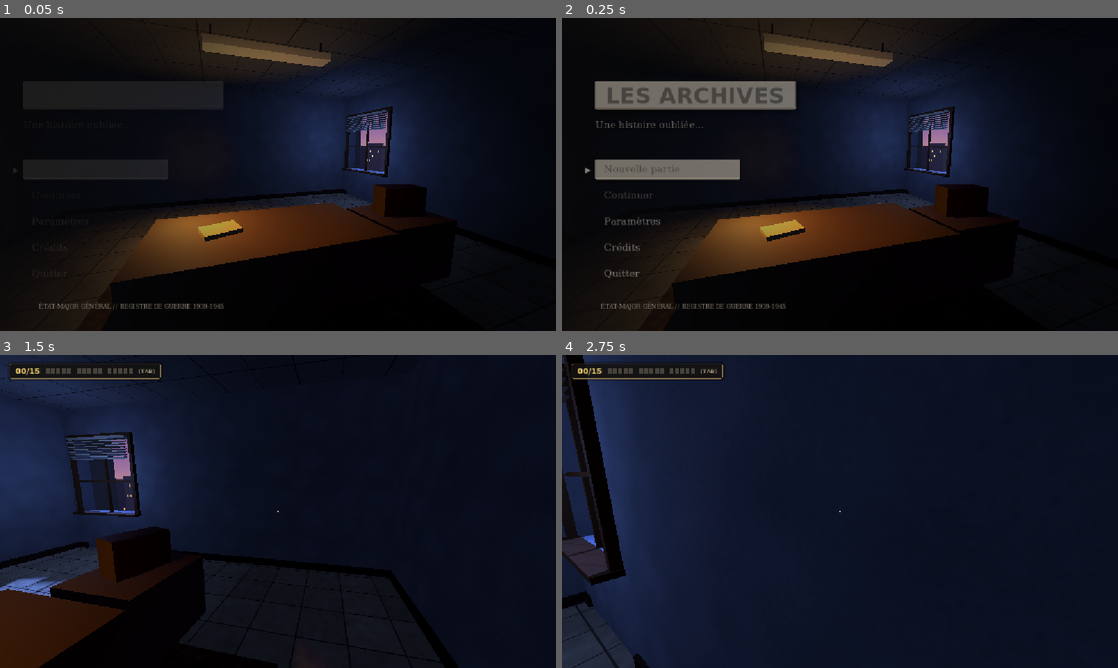
Above: before the commit, frames 1-4 (two rows, left to right).
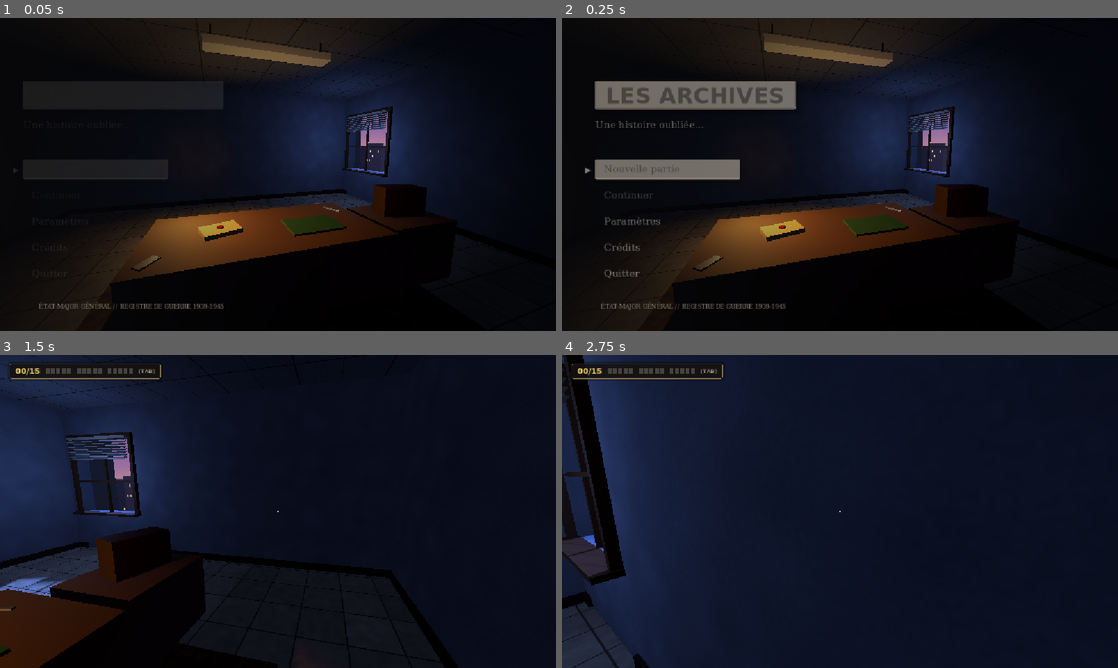
Above: after the commit, the same moments.

Repository: NexorrDev/Godot-WW2
Game: Godot game, scene res://scenes/main_game.tscn
The game is run twice, just before and just after one commit, with the same random seed, the same clock (stepped at 60 frames per second) and the same inputs.
Inputs (mouse positions are in pixels of both pictures, inside the frame that each line leads up to):
- Up to frame 1 (0.05 s): no input
- Up to frame 2 (0.25 s): no input
- Up to frame 3 (1.5 s): click "Nouvelle partie" at 0.5 s; tap Enter at 1.25 s; move the mouse to (305, 511) at 1.27 s; hold W from 1.28 s (still down); tap E at 1.35 s; click (305, 511) at 1.42 s
- Up to frame 4 (2.75 s): keep holding W; move the mouse to (812, 511) at 2.02 s; tap E at 2.1 s; click (812, 511) at 2.17 s

The runs differ from the first frame. In frame 1, 0.6% of the frame differs, in the area x 23-63%, y 60-82%; in frame 2, 0.6%; in frame 3, less than 0.1%; in frame 4, nothing differs.

Commit message:
Date 1 : dossier scellé (coupe-papier ou ciseaux) ; date 3 : carte d'état-major à pions
Co-Authored-By: Claude Sonnet 5.5 <noreply@anthropic.com>
Claude-Session: https://claude.ai/code/session_019jx8jc2EtZW8BPq9GZRgmx

Diff:
--- a/ww-2-archives-game/scenes/main_game.tscn
+++ b/ww-2-archives-game/scenes/main_game.tscn
@@ -6,7 +6,10 @@
 [ext_resource type="Script" path="res://scripts/test_box.gd" id="4_box"]
 [ext_resource type="PackedScene" uid="uid://cxo7n82k0m3v1" path="res://scenes/main_menu.tscn" id="5_menu"]
 [ext_resource type="PackedScene" uid="uid://bwh7l6u4vxqkm" path="res://scenes/document_viewer.tscn" id="6_doc_viewer"]
-[ext_resource type="Script" path="res://scripts/document_item.gd" id="7_doc_item"]
+[ext_resource type="Script" path="res://scripts/sealed_document_item.gd" id="7_doc_item"]
+[ext_resource type="Script" path="res://scripts/tool_item.gd" id="15_tool"]
+[ext_resource type="Script" path="res://scripts/carte_item.gd" id="16_carte"]
+[ext_resource type="Script" path="res://scripts/enigmas/enigma_carte.gd" id="17_enigma_carte"]
 [ext_resource type="PackedScene" path="res://scenes/carnet_archives.tscn" id="8_carnet"]
 [ext_resource type="Script" path="res://scripts/radio_item.gd" id="9_radio_item"]
 [ext_resource type="PackedScene" path="res://scenes/enigmas/enigma_radio.tscn" id="10_enigma_radio"]
@@ -43,6 +46,42 @@
 [sub_resource type="BoxMesh" id="BoxMesh_radio"]
 size = Vector3(0.5, 0.35, 0.28)
 
+[sub_resource type="StandardMaterial3D" id="Mat_Wax"]
+albedo_color = Color(0.55, 0.06, 0.05, 1)
+roughness = 0.35
+
+[sub_resource type="CylinderMesh" id="CylinderMesh_wax"]
+top_radius = 0.03
+bottom_radius = 0.032
+height = 0.012
+
+[sub_resource type="StandardMaterial3D" id="Mat_Blotter"]
+albedo_color = Color(0.14, 0.32, 0.18, 1)
+roughness = 0.95
+
+[sub_resource type="BoxShape3D" id="BoxShape3D_blotter"]
+size = Vector3(0.55, 0.06, 0.38)
+
+[sub_resource type="BoxMesh" id="BoxMesh_blotter"]
+size = Vector3(0.55, 0.02, 0.38)
+
+[sub_resource type="StandardMaterial3D" id="Mat_Metal"]
+albedo_color = Color(0.72, 0.72, 0.74, 1)
+metallic = 0.8
+roughness = 0.35
+
+[sub_resource type="BoxShape3D" id="BoxShape3D_opener"]
+size = Vector3(0.1, 0.1, 0.3)
+
+[sub_resource type="BoxMesh" id="BoxMesh_opener"]
+size = Vector3(0.025, 0.012, 0.24)
+
+[sub_resource type="BoxMesh" id="BoxMesh_scissors"]
+size = Vector3(0.07, 0.012, 0.16)
+
+[sub_resource type="BoxShape3D" id="BoxShape3D_scissors"]
+size = Vector3(0.14, 0.08, 0.22)
+
 [sub_resource type="CapsuleShape3D" id="CapsuleShape3D_player"]
 radius = 0.4
 height = 1.8
@@ -76,6 +115,48 @@
 [node name="MeshInstance3D" type="MeshInstance3D" parent="Dossier_Pologne"]
 mesh = SubResource("BoxMesh_folder")
 surface_material_override/0 = SubResource("Mat_Folder")
+
+[node name="Cachet" type="MeshInstance3D" parent="Dossier_Pologne"]
+transform = Transform3D(1, 0, 0, 0, 1, 0, 0, 0, 1, 0, 0.026, 0)
+mesh = SubResource("CylinderMesh_wax")
+surface_material_override/0 = SubResource("Mat_Wax")
+
+[node name="SousMain" type="StaticBody3D" parent="."]
+transform = Transform3D(1, 0, 0, 0, 1, 0, 0, 0, 1, 0.45, 0.76, 0.62)
+script = ExtResource("16_carte")
+
+[node name="CollisionShape3D" type="CollisionShape3D" parent="SousMain"]
+shape = SubResource("BoxShape3D_blotter")
+
+[node name="MeshInstance3D" type="MeshInstance3D" parent="SousMain"]
+mesh = SubResource("BoxMesh_blotter")
+surface_material_override/0 = SubResource("Mat_Blotter")
+
+[node name="CoupePapier" type="StaticBody3D" parent="."]
+transform = Transform3D(0.94, 0, 0.34, 0, 1, 0, -0.34, 0, 0.94, 0.9, 0.762, 0.25)
+script = ExtResource("15_tool")
+tool_id = "coupe_papier"
+tool_label = "Coupe-papier"
+
+[node name="CollisionShape3D" type="CollisionShape3D" parent="CoupePapier"]
+shape = SubResource("BoxShape3D_opener")
+
+[node name="MeshInstance3D" type="MeshInstance3D" parent="CoupePapier"]
+mesh = SubResource("BoxMesh_opener")
+surface_material_override/0 = SubResource("Mat_Metal")
+
+[node name="Ciseaux" type="StaticBody3D" parent="."]
+transform = Transform3D(0.8, 0, -0.6, 0, 1, 0, 0.6, 0, 0.8, -0.95, 0.762, 0.9)
+script = ExtResource("15_tool")
+tool_id = "ciseaux"
+tool_label = "Ciseaux"
+
+[node name="CollisionShape3D" type="CollisionShape3D" parent="Ciseaux"]
+shape = SubResource("BoxShape3D_scissors")
+
+[node name="MeshInstance3D" type="MeshInstance3D" parent="Ciseaux"]
+mesh = SubResource("BoxMesh_scissors")
+surface_material_override/0 = SubResource("Mat_Metal")
 
 [node name="Table_Radio" type="CSGBox3D" parent="."]
 transform = Transform3D(1, 0, 0, 0, 1, 0, 0, 0, 1, 1.7, 0.35, 0.5)
@@ -150,6 +231,9 @@
 
 [node name="EnigmaRadio" parent="." instance=ExtResource("10_enigma_radio")]
 
+[node name="EnigmaCarte" type="CanvasLayer" parent="."]
+script = ExtResource("17_enigma_carte")
+
 [node name="CarnetArchives" parent="." instance=ExtResource("8_carnet")]
 
 [node name="DocumentViewer" parent="." instance=ExtResource("6_doc_viewer")]
--- /dev/null
+++ b/ww-2-archives-game/scripts/carte_item.gd
@@ -0,0 +1,19 @@
+extends Interactable
+class_name CarteItem
+
+## Sous-main vert sur le bureau : on le soulève pour découvrir la carte d'état-major (date 3).
+
+func _ready() -> void:
+	_refresh()
+	GameManager.date_unlocked.connect(func(_id, _i): _refresh())
+	GameManager.game_loaded.connect(_refresh)
+
+func _refresh() -> void:
+	if GameManager.is_date_unlocked("offensive_ouest_1940"):
+		prompt_message = "Consulter : Carte d'état-major (10 Mai 1940)"
+	else:
+		prompt_message = "Soulever le sous-main"
+
+func interact() -> void:
+	super.interact()
+	get_tree().call_group("enigma_carte", "open_map")
--- /dev/null
+++ b/ww-2-archives-game/scripts/enigmas/enigma_carte.gd
@@ -0,0 +1,294 @@
+extends CanvasLayer
+
+## Date 3 : 10 mai 1940, offensive allemande à l'Ouest.
+## Sous le sous-main vert : une carte d'état-major. Le joueur glisse 3 pions d'assaut
+## sur les bonnes zones pour contourner la ligne Maginot (Pays-Bas, Belgique, Ardennes).
+## Interface entièrement construite par code.
+
+signal puzzle_completed
+
+const MAP_SIZE := Vector2(760, 560)
+const DATE_ID := "offensive_ouest_1940"
+const PAWN_R := 17.0
+const S := 0.76   # échelle d'affichage (la carte tient dans 720p)
+const GOOD_ZONES := ["pays_bas", "belgique", "ardennes"]
+
+# Zones (coordonnées de la carte). "ok" = zone valide, sinon leurre
+const ZONES := {
+	"pays_bas": {"name": "PAYS-BAS", "color": Color(0.80, 0.70, 0.52), "label": Vector2(385, 66),
+		"poly": [Vector2(330, 40), Vector2(430, 30), Vector2(450, 90), Vector2(430, 135), Vector2(340, 130), Vector2(320, 80)]},
+	"belgique": {"name": "BELGIQUE", "color": Color(0.74, 0.74, 0.55), "label": Vector2(335, 158),
+		"poly": [Vector2(250, 140), Vector2(340, 130), Vector2(430, 135), Vector2(430, 205), Vector2(330, 215), Vector2(240, 200)]},
+	"ardennes": {"name": "ARDENNES", "color": Color(0.52, 0.62, 0.45), "label": Vector2(385, 248),
+		"poly": [Vector2(330, 215), Vector2(430, 205), Vector2(470, 260), Vector2(430, 310), Vector2(340, 305), Vector2(310, 255)]},
+	"allemagne": {"name": "ALLEMAGNE", "color": Color(0.64, 0.60, 0.55), "label": Vector2(610, 200),
+		"poly": [Vector2(460, 35), Vector2(740, 30), Vector2(740, 520), Vector2(480, 520), Vector2(500, 420), Vector2(470, 330), Vector2(430, 310), Vector2(470, 260), Vector2(430, 205), Vector2(430, 135), Vector2(450, 90)]},
+	"france": {"name": "FRANCE", "color": Color(0.70, 0.76, 0.82), "label": Vector2(190, 430),
+		"poly": [Vector2(70, 230), Vector2(240, 200), Vector2(330, 215), Vector2(310, 255), Vector2(340, 305), Vector2(430, 310), Vector2(470, 330), Vector2(500, 420), Vector2(480, 520), Vector2(60, 520), Vector2(40, 380)]},
+	"maginot": {"name": "LIGNE MAGINOT", "color": Color(0.60, 0.63, 0.70), "label": Vector2(425, 420),
+		"poly": [Vector2(430, 320), Vector2(475, 335), Vector2(500, 420), Vector2(482, 500), Vector2(440, 500), Vector2(455, 420)]},
+	"uk": {"name": "ROYAUME-UNI", "color": Color(0.74, 0.68, 0.74), "label": Vector2(125, 115),
+		"poly": [Vector2(60, 60), Vector2(170, 40), Vector2(200, 120), Vector2(150, 190), Vector2(80, 170)]},
+}
+
+var is_open := false
+var is_solved := false
+
+var root: Control
+var canvas: Control          # zone de dessin + pions
+var status_label: Label
+var validate_button: Button
+var pawns: Array[Dictionary] = []   # {home, pos, zone, locked}
+var dragging := -1
+var drag_offset := Vector2.ZERO
+var flash_zone := ""
+var flash_time := 0.0
+
+func _ready() -> void:
+	add_to_group("enigma_carte")
+	layer = 20
+	visible = false
+	_build_ui()
+	for i in 3:
+		var home := Vector2(560 + i * 60, 545 - 10)
+		pawns.append({"home": home, "pos": home, "zone": "", "locked": false})
+	GameManager.game_loaded.connect(func(): is_solved = GameManager.is_date_unlocked(DATE_ID))
+
+func _build_ui() -> void:
+	root = Control.new()
+	UIStyle.fill_rect(root)
+	root.modulate.a = 0.0
+	add_child(root)
+
+	var dim := ColorRect.new()
+	UIStyle.fill_rect(dim)
+	dim.color = Color(0.03, 0.03, 0.05, 0.86)
+	root.add_child(dim)
+
+	var center := CenterContainer.new()
+	UIStyle.fill_rect(center)
+	root.add_child(center)
+
+	var panel := PanelContainer.new()
+	panel.add_theme_stylebox_override("panel", UIStyle.popup_stylebox())
+	center.add_child(panel)
+
+	var vb := VBoxContainer.new()
+	vb.add_theme_constant_override("separation", 8)
+	panel.add_child(vb)
+
+	var title := Label.new()
+	title.text = "CARTE D'ÉTAT-MAJOR  ·  FALL GELB"
+	title.add_theme_font_override("font", UIStyle.font_title())
+	title.add_theme_font_size_override("font_size", 34)
+	title.add_theme_color_override("font_color", UIStyle.GOLD)
+	vb.add_child(title)
+
+	var hint := Label.new()
+	hint.text = "La ligne Maginot est trop solide : il faut la contourner. Glissez les 3 pions d'assaut (en bas à droite) sur les bonnes zones."
+	hint.add_theme_font_override("font", UIStyle.font_mono())
+	hint.add_theme_font_size_override("font_size", 15)
+	hint.add_theme_color_override("font_color", UIStyle.TEXT)
+	hint.autowrap_mode = TextServer.AUTOWRAP_WORD_SMART
+	hint.custom_minimum_size = Vector2(MAP_SIZE.x * S, 0)
+	vb.add_child(hint)
+
+	canvas = Control.new()
+	canvas.custom_minimum_size = MAP_SIZE * S
+	canvas.mouse_filter = Control.MOUSE_FILTER_STOP
+	canvas.size_flags_horizontal = Control.SIZE_SHRINK_CENTER
+	canvas.draw.connect(_draw_map)
+	canvas.gui_input.connect(_on_canvas_input)
+	vb.add_child(canvas)
+
+	status_label = Label.new()
+	status_label.add_theme_font_override("font", UIStyle.font_mono())
+	status_label.add_theme_font_size_override("font_size", 16)
+	status_label.add_theme_color_override("font_color", UIStyle.SUBTITLE)
+	status_label.text = "Pions placés : 0 / 3"
+	vb.add_child(status_label)
+
+	var row := HBoxContainer.new()
+	row.add_theme_constant_override("separation", 12)
+	vb.add_child(row)
+
+	validate_button = UIStyle.make_menu_button("Classer la carte")
+	validate_button.visible = false
+	validate_button.pressed.connect(_on_validate)
+	row.add_child(validate_button)
+
+	var close := UIStyle.make_menu_button("Fermer")
+	close.pressed.connect(close_map)
+	row.add_child(close)
+
+func open_map() -> void:
+	if is_open:
+		return
+	is_open = true
+	visible = true
+	Sfx.play("paper_open")
+	Input.mouse_mode = Input.MOUSE_MODE_VISIBLE
+	get_tree().call_group("player", "pause_control")
+	if GameManager.is_date_unlocked(DATE_ID) and not is_solved:
+		is_solved = true
+	if is_solved:
+		_place_all_solved()
+	create_tween().tween_property(root, "modulate:a", 1.0, 0.2)
+	canvas.queue_redraw()
+
+func close_map(resume: bool = true) -> void:
+	if not is_open:
+		return
+	is_open = false
+	dragging = -1
+	visible = false
+	root.modulate.a = 0.0
+	Sfx.play("paper_close")
+	if resume:
+		var viewers := get_tree().get_nodes_in_group("document_viewer")
+		if not (viewers.size() > 0 and viewers[0].is_open):
+			get_tree().call_group("player", "resume_control")
+
+func _unhandled_input(event: InputEvent) -> void:
+	if is_open and event is InputEventKey and event.pressed and not event.echo \
+			and (event.keycode == KEY_ESCAPE or event.keycode == KEY_E):
+		close_map()
+		get_viewport().set_input_as_handled()
+
+# ---------------------------------------------------------------------------
+# Logique de glisser-déposer
+# ---------------------------------------------------------------------------
+
+func _zone_at(p: Vector2) -> String:
+	# les zones plus fines (Maginot) sont testées en premier
+	for id in ["maginot", "pays_bas", "belgique", "ardennes", "allemagne", "france", "uk"]:
+		if Geometry2D.is_point_in_polygon(p, PackedVector2Array(ZONES[id]["poly"])):
+			return id
+	return ""
+
+func _zone_center(id: String) -> Vector2:
+	var c := Vector2.ZERO
+	var poly: Array = ZONES[id]["poly"]
+	for v in poly:
+		c += v
+	return c / poly.size()
+
+func _slot_pos(id: String) -> Vector2:
+	# si plusieurs pions voulaient la même zone on ne les superpose pas (une zone = un pion)
+	return _zone_center(id) + Vector2(0, 26)
+
+func _on_canvas_input(event_in: InputEvent) -> void:
+	if is_solved:
+		return
+	var event := event_in.duplicate()
+	if event is InputEventMouse:
+		event.position = event.position / S
+	if event is InputEventMouseButton and event.button_index == MOUSE_BUTTON_LEFT:
+		if event.pressed:
+			for i in pawns.size():
+				if not pawns[i]["locked"] and event.position.distance_to(pawns[i]["pos"]) <= PAWN_R + 4.0:
+					dragging = i
+					drag_offset = pawns[i]["pos"] - event.position
+					Sfx.play("click", -8.0)
+					break
+		elif dragging >= 0:
+			_drop(dragging, event.position)
+			dragging = -1
+		canvas.queue_redraw()
+	elif event is InputEventMouseMotion and dragging >= 0:
+		pawns[dragging]["pos"] = (event.position + drag_offset).clamp(Vector2(PAWN_R, PAWN_R), MAP_SIZE - Vector2(PAWN_R, PAWN_R))
+		canvas.queue_redraw()
+
+func _drop(i: int, mouse: Vector2) -> void:
+	var zone := _zone_at(mouse)
+	var taken := false
+	for k in pawns.size():
+		if k != i and pawns[k]["zone"] == zone:
+			taken = true
+	if zone in GOOD_ZONES and not taken:
+		pawns[i]["zone"] = zone
+		pawns[i]["locked"] = true
+		pawns[i]["pos"] = _slot_pos(zone)
+		Sfx.play("stamp", -8.0)
+	else:
+		pawns[i]["pos"] = pawns[i]["home"]
+		flash_zone = zone
+		flash_time = 0.6
+		if zone != "" and not taken:
+			status_label.text = "%s : un état-major ne perce pas ici." % ZONES[zone]["name"]
+		Sfx.play("click", -4.0)
+		set_process(true)
+	_update_status()
+
+func _update_status() -> void:
+	var n := 0
+	for p in pawns:
+		if p["locked"]:
+			n += 1
+	if n == 3:
+		is_solved = true
+		status_label.text = "Percée de Sedan : les blindés passent par les Ardennes. Offensive du 10 mai 1940 !"
+		status_label.add_theme_color_override("font_color", UIStyle.GOLD)
+		validate_button.visible = true
+	elif flash_time <= 0.0 or status_label.text.begins_with("Pions"):
+		status_label.text = "Pions placés : %d / 3" % n
+
+func _place_all_solved() -> void:
+	for i in 3:
+		pawns[i]["zone"] = GOOD_ZONES[i]
+		pawns[i]["locked"] = true
+		pawns[i]["pos"] = _slot_pos(GOOD_ZONES[i])
+	status_label.text = "Archive déjà classée : offensive allemande du 10 mai 1940."
+	status_label.add_theme_color_override("font_color", UIStyle.GOLD)
+	validate_button.visible = true
+	validate_button.text = "Relire la fiche"
+
+func _process(delta: float) -> void:
+	if flash_time > 0.0:
+		flash_time -= delta
+		if flash_time <= 0.0:
+			flash_zone = ""
+			set_process(false)
+		canvas.queue_redraw()
+
+func _on_validate() -> void:
+	close_map(false)
+	get_tree().call_group("document_viewer", "open_document", DATE_ID)
+	puzzle_completed.emit()
+
+# ---------------------------------------------------------------------------
+# Dessin de la carte
+# ---------------------------------------------------------------------------
+
+func _draw_map() -> void:
+	canvas.draw_set_transform(Vector2.ZERO, 0.0, Vector2(S, S))
+	var font := UIStyle.font_mono()
+	canvas.draw_rect(Rect2(Vector2.ZERO, MAP_SIZE), Color(0.58, 0.72, 0.80)) # mer
+	canvas.draw_string(font, Vector2(150, 245), "LA MANCHE", HORIZONTAL_ALIGNMENT_LEFT, -1, 13, Color(0.28, 0.40, 0.50))
+	canvas.draw_string(font, Vector2(245, 30), "MER DU NORD", HORIZONTAL_ALIGNMENT_LEFT, -1, 13, Color(0.28, 0.40, 0.50))
+	for id in ZONES:
+		var z: Dictionary = ZONES[id]
+		var poly := PackedVector2Array(z["poly"])
+		var col: Color = z["color"]
+		if id == flash_zone:
+			col = col.lerp(Color(0.85, 0.25, 0.2), 0.6)
+		canvas.draw_colored_polygon(poly, col)
+		var closed := poly.duplicate()
+		closed.append(poly[0])
+		canvas.draw_polyline(closed, Color(0.25, 0.22, 0.18), 2.0 if id == "maginot" else 1.5)
+		var lab := Vector2(z["label"])
+		var size := 12 if id in ["pays_bas", "maginot"] else 14
+		canvas.draw_string(font, lab - Vector2(float(str(z["name"]).length()) * size * 0.3, 0), z["name"], HORIZONTAL_ALIGNMENT_LEFT, -1, size, Color(0.14, 0.12, 0.10))
+	# Paris (leurre)
+	canvas.draw_circle(Vector2(210, 330), 5, Color(0.2, 0.15, 0.1))
+	canvas.draw_string(font, Vector2(222, 334), "Paris", HORIZONTAL_ALIGNMENT_LEFT, -1, 13, Color(0.14, 0.12, 0.10))
+	# Bac des pions
+	canvas.draw_rect(Rect2(540, 512, 205, 44), Color(0.14, 0.12, 0.10, 0.85))
+	canvas.draw_string(font, Vector2(548, 507), "PIONS D'ASSAUT", HORIZONTAL_ALIGNMENT_LEFT, -1, 11, UIStyle.INK)
+	for i in pawns.size():
+		var p: Vector2 = pawns[i]["pos"]
+		var locked: bool = pawns[i]["locked"]
+		canvas.draw_circle(p + Vector2(2, 3), PAWN_R, Color(0, 0, 0, 0.35))
+		canvas.draw_circle(p, PAWN_R, Color(0.55, 0.12, 0.10) if not locked else Color(0.75, 0.15, 0.12))
+		canvas.draw_arc(p, PAWN_R, 0, TAU, 32, Color(0.95, 0.85, 0.6), 2.0)
+		canvas.draw_string(font, p + Vector2(-5, 5), "X", HORIZONTAL_ALIGNMENT_LEFT, -1, 14, Color(0.95, 0.85, 0.6))
--- a/ww-2-archives-game/scripts/game_manager.gd
+++ b/ww-2-archives-game/scripts/game_manager.gd
@@ -10,12 +10,17 @@
 ## Émis après le chargement d'une sauvegarde (le HUD et les objets se remettent à jour)
 signal game_loaded
 
+## Un objet a été ramassé (coupe-papier, ciseaux...)
+signal item_obtained(item_id: String, label: String)
+
 const DATES_PER_PERIOD: int = 5
 const TOTAL_DATES: int = 15
 const SAVE_PATH: String = "user://savegame.json"
-const SAVE_VERSION: int = 1
+const SAVE_VERSION: int = 2
 
 var unlocked_dates: Array[String] = []
+## Objets ramassés par le joueur (identifiants, ex. "coupe_papier")
+var items: Array[String] = []
 var current_period: int = 1
 ## Vrai pendant un chargement : le HUD n'affiche alors aucune bannière
 var is_loading: bool = false
@@ -51,6 +56,21 @@
 
 	return true
 
+func give_item(item_id: String, label: String = "") -> void:
+	if items.has(item_id):
+		return
+	items.append(item_id)
+	item_obtained.emit(item_id, label if label != "" else item_id)
+
+func has_item(item_id: String) -> bool:
+	return items.has(item_id)
+
+func has_any_item(ids: Array) -> bool:
+	for id in ids:
+		if items.has(id):
+			return true
+	return false
+
 func is_date_unlocked(date_id: String) -> bool:
 	return unlocked_dates.has(date_id)
 
@@ -83,6 +103,7 @@
 ## (voir delete_save() pour une vraie nouvelle partie).
 func reset_game() -> void:
 	unlocked_dates.clear()
+	items.clear()
 	current_period = 1
 	period_changed.emit(1)
 
@@ -98,6 +119,7 @@
 	file.store_string(JSON.stringify({
 		"version": SAVE_VERSION,
 		"unlocked_dates": unlocked_dates,
+		"items": items,
 	}))
 
 ## Lit le fichier et renvoie les identifiants valides, ou null si aucune sauvegarde exploitable
@@ -116,6 +138,20 @@
 			ids.append(id)
 	return ids
 
+func _read_items() -> Array[String]:
+	var out: Array[String] = []
+	if not FileAccess.file_exists(SAVE_PATH):
+		return out
+	var file := FileAccess.open(SAVE_PATH, FileAccess.READ)
+	if file == null:
+		return out
+	var data = JSON.parse_string(file.get_as_text())
+	if data is Dictionary and data.get("items") is Array:
+		for it in data["items"]:
+			if it is String and not out.has(it):
+				out.append(it)
+	return out
+
 ## Nombre de dates de la sauvegarde (0 si aucune sauvegarde valide)
 func get_saved_count() -> int:
 	var ids = _read_save()
@@ -130,6 +166,10 @@
 		return false
 	is_loading = true
 	unlocked_dates = ids
+	items.clear()
+	var saved_items = _read_items()
+	for it in saved_items:
+		items.append(it)
 	current_period = 1
 	if get_period_unlocked_count(1) >= DATES_PER_PERIOD:
 		current_period = 2
--- a/ww-2-archives-game/scripts/hud_progression.gd
+++ b/ww-2-archives-game/scripts/hud_progression.gd
@@ -130,6 +130,10 @@
 # Bannières (file d'attente)
 # ---------------------------------------------------------------------------
 
+## Petit message d'information (objet ramassé, indice...)
+func show_info(caption: String, title: String) -> void:
+	_enqueue_toast(caption, title, UIStyle.GOLD)
+
 func _enqueue_toast(caption: String, title: String, accent: Color, flash_index: int = -1) -> void:
 	toast_queue.append({"caption": caption, "title": title, "accent": accent, "flash": flash_index})
 	if not toast_busy:
--- /dev/null
+++ b/ww-2-archives-game/scripts/sealed_document_item.gd
@@ -0,0 +1,42 @@
+extends DocumentItem
+class_name SealedDocumentItem
+
+## Dossier scellé : il faut un outil tranchant (coupe-papier ou ciseaux) pour briser le cachet
+## avant de lire la fiche. Une fois la date découverte, le dossier s'ouvre directement.
+
+@export var required_tools: Array[String] = ["coupe_papier", "ciseaux"]
+## Le cachet de cire (placeholder rouge), masqué quand le dossier est ouvert
+@export var seal_path: NodePath = ^"Cachet"
+
+var _title: String = ""
+
+func _ready() -> void:
+	super._ready()
+	_title = prompt_message.trim_prefix("Consulter : ")
+	GameManager.item_obtained.connect(func(_id, _l): _refresh())
+	GameManager.date_unlocked.connect(func(_id, _i): _refresh())
+	GameManager.game_loaded.connect(_refresh)
+	_refresh()
+
+func _is_sealed() -> bool:
+	return not GameManager.is_date_unlocked(date_id)
+
+func _refresh() -> void:
+	var seal := get_node_or_null(seal_path)
+	if seal:
+		seal.visible = _is_sealed()
+	if not _is_sealed():
+		prompt_message = "Consulter : " + _title
+	elif GameManager.has_any_item(required_tools):
+		prompt_message = "Briser le cachet : " + _title
+	else:
+		prompt_message = "Dossier scellé : il faut de quoi l'ouvrir"
+
+func interact() -> void:
+	if _is_sealed() and not GameManager.has_any_item(required_tools):
+		Sfx.play("click", -6.0)
+		get_tree().call_group("hud_progression", "show_info", "CACHET DE CIRE", "IL FAUT UN COUPE-PAPIER OU DES CISEAUX")
+		return
+	if _is_sealed():
+		Sfx.play("stamp", -6.0) # le cachet craque
+	super.interact()
--- /dev/null
+++ b/ww-2-archives-game/scripts/tool_item.gd
@@ -0,0 +1,33 @@
+extends Interactable
+class_name ToolItem
+
+## Objet à ramasser (coupe-papier, ciseaux...). Une fois pris il disparaît de la scène
+## et reste dans l'inventaire du GameManager (sauvegardé).
+## Les modèles 3D de Louka remplaceront les placeholders : il suffit de garder ce script.
+
+@export var tool_id: String = "coupe_papier"
+@export var tool_label: String = "Coupe-papier"
+
+func _ready() -> void:
+	GameManager.game_loaded.connect(_refresh)
+	_refresh()
+	if prompt_message == "Examiner":
+		prompt_message = "Prendre : " + tool_label
+
+func _refresh() -> void:
+	if GameManager.has_item(tool_id):
+		_take_visual()
+
+func _take_visual() -> void:
+	visible = false
+	collision_layer = 0
+	collision_mask = 0
+
+func interact() -> void:
+	super.interact()
+	if GameManager.has_item(tool_id):
+		return
+	Sfx.play("click", -4.0)
+	GameManager.give_item(tool_id, tool_label)
+	_take_visual()
+	get_tree().call_group("hud_progression", "show_info", "OBJET RAMASSÉ", tool_label.to_upper())
Not shown: 1 places in ww-2-archives-game/scenes/main_game.tscn that only renumber resources
